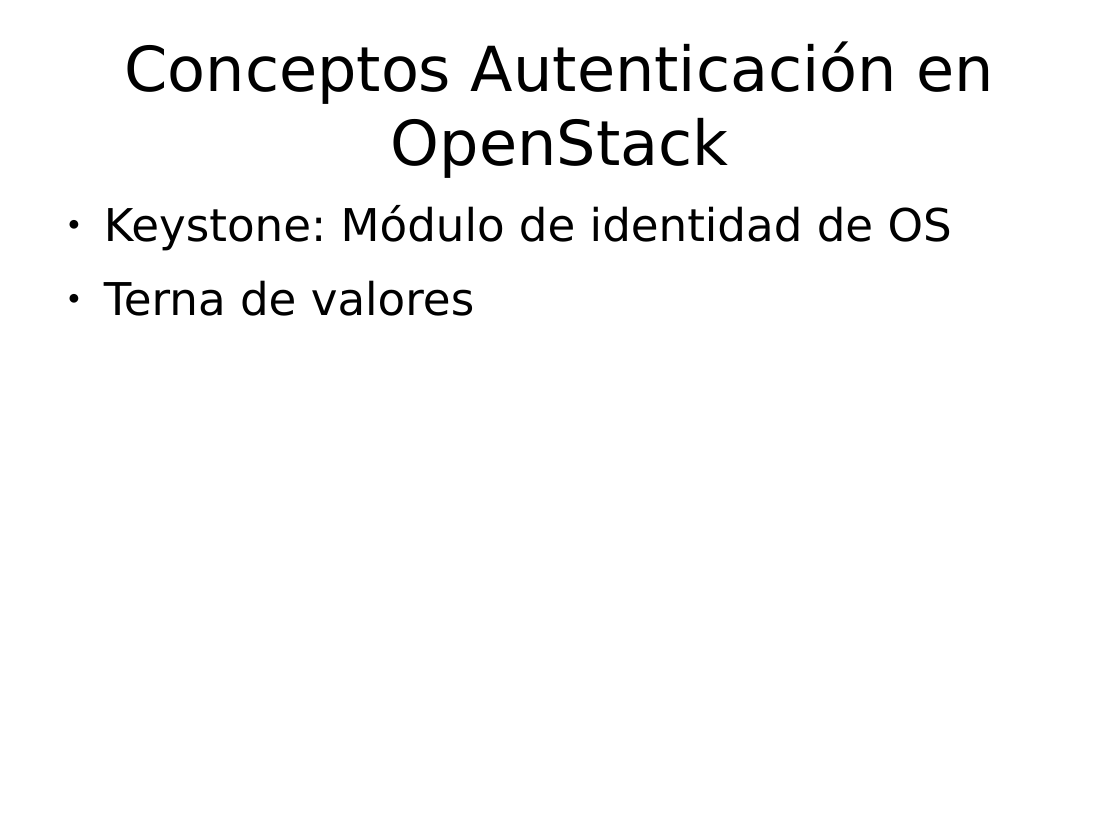
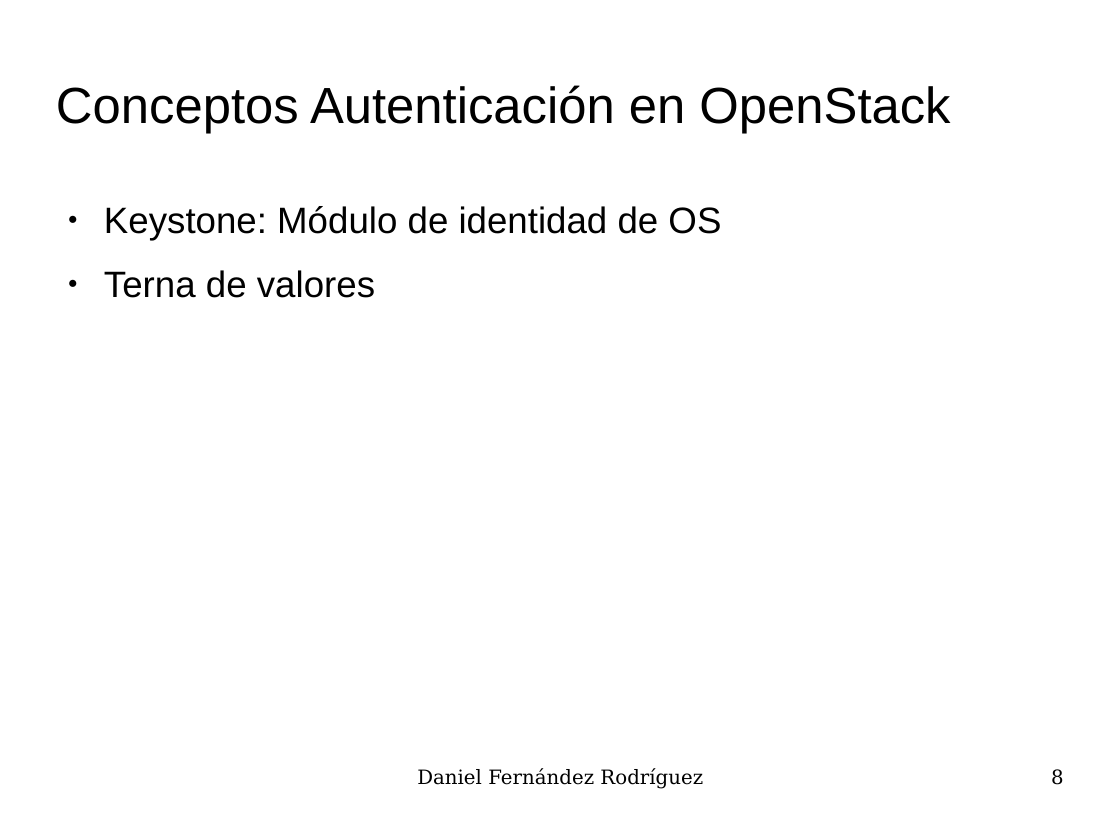
Before and after one commit to UO180222/tfg, a slide deck: slide 8 of docs/presentacion.odp (slide 6 before the commit). Drawn at 1120x840 pixels with LibreOffice and Linux fonts; fonts in the diff are those of the drawing; background and template pictures are left out. Boxes give left, top, right and bottom in pixels: in the first picture for what was removed or moved away, otherwise in the second. Text is boxed around its words. In the diff, an @@ line names an element or a change of style, - is before the commit and + after.

```diff
--- a/docs/presentacion.odp
+++ b/docs/presentacion.odp
@@ title "Conceptos Autenticación en OpenStack" at [56, 85, 950, 134]: size 44 to 36 pt, font DejaVu Sans to Arial; alignment centre to left @@
@@ text "Keystone: Módulo de identidad de ..." at [104, 206, 721, 298]: size 32 to 26 pt, font DejaVu Sans to Arial @@
@@ text added at [417, 769, 703, 789], 14 pt, text #000000 @@
+Daniel Fernández Rodríguez
@@ page number added at [1051, 769, 1064, 785], 14 pt, text #000000 @@
+8
```
Also in this commit, not shown: 8 other slides changed, 4 slides added, 1 slide removed, 1 other file.
